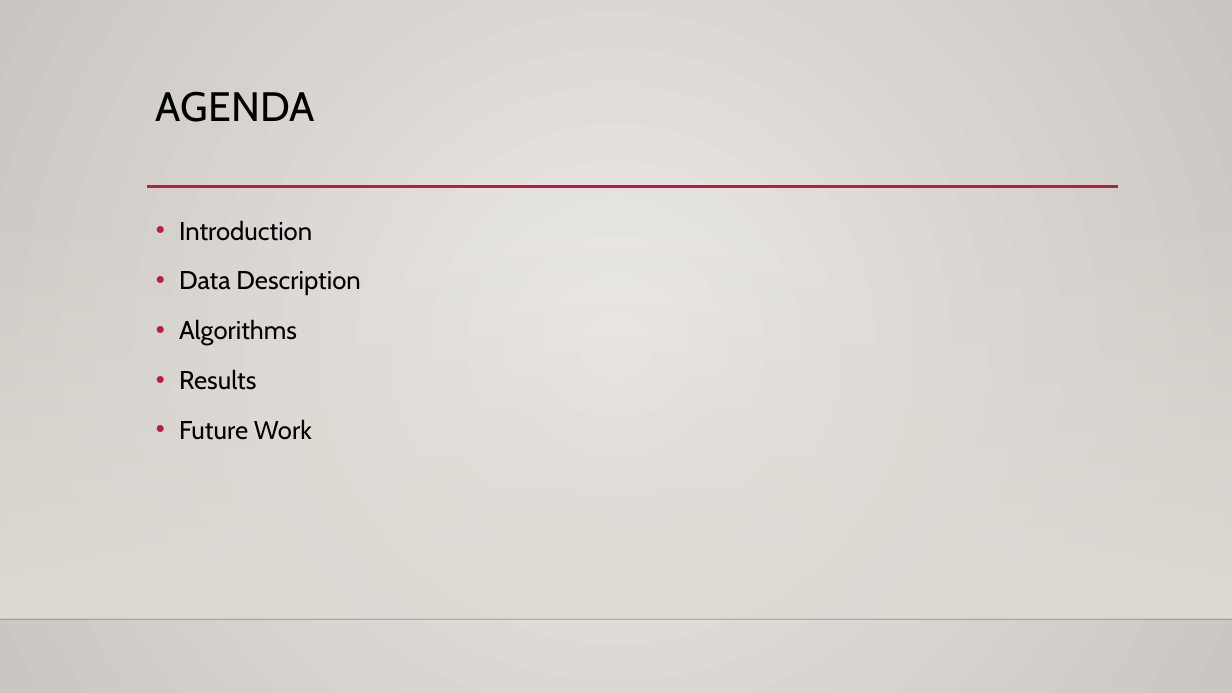
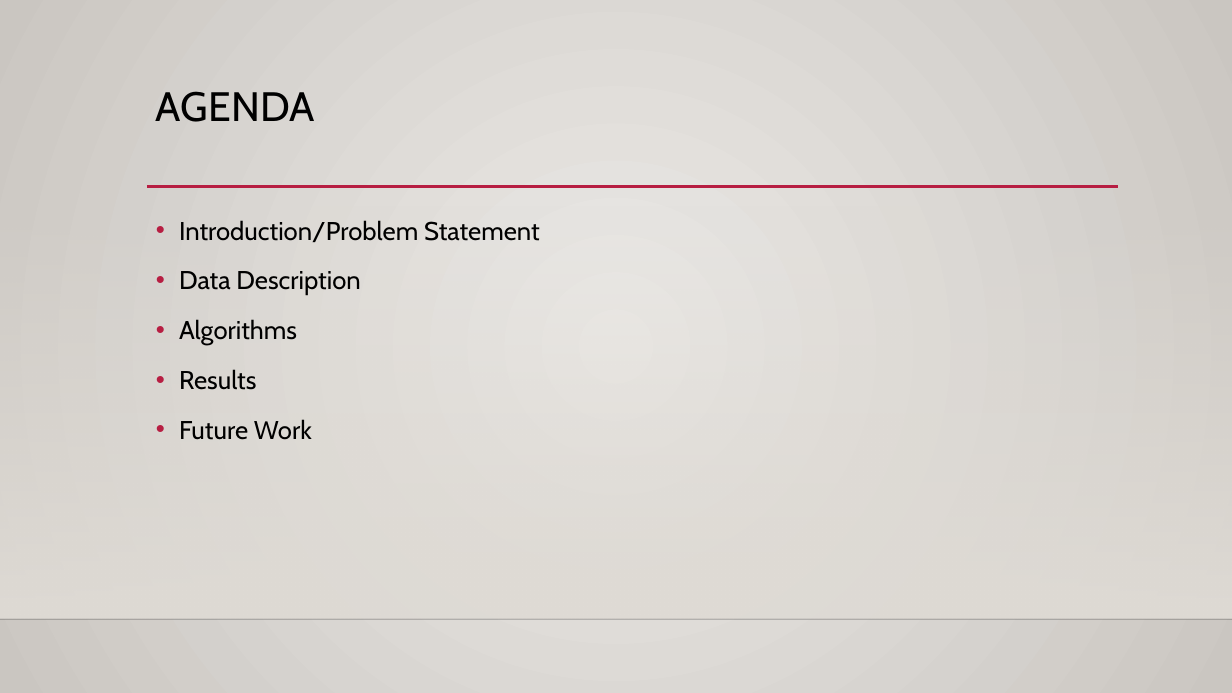
Before and after one commit to mathurtx/SongRecommender, a slide deck: slide 2 of data/Music Recommender System.pptx. Drawn at 1232x693 pixels with LibreOffice and Linux fonts; fonts in the diff are those of the drawing; background and template pictures are left out. Boxes give left, top, right and bottom in pixels: in the first picture for what was removed or moved away, otherwise in the second. Text is boxed around its words. In the diff, an @@ line names an element or a change of style, - is before the commit and + after.

```diff
--- a/data/Music Recommender System.pptx
+++ b/data/Music Recommender System.pptx
@@ text at [179,220,540,242]: text changed @@
-• Introduction
+• Introduction/Problem Statement
```
Also in this commit, not shown: 1 other slide changed, 1 slide added.
